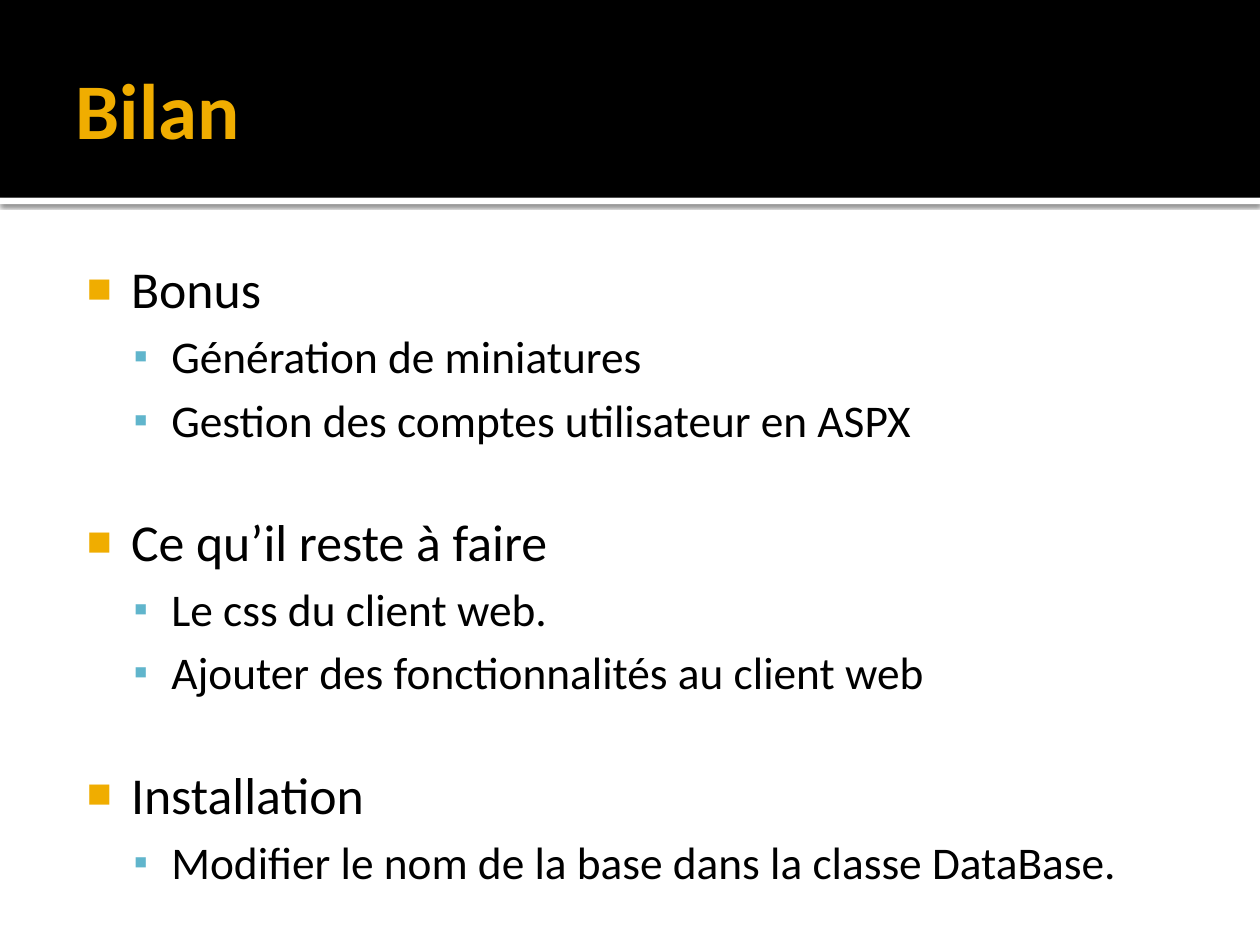
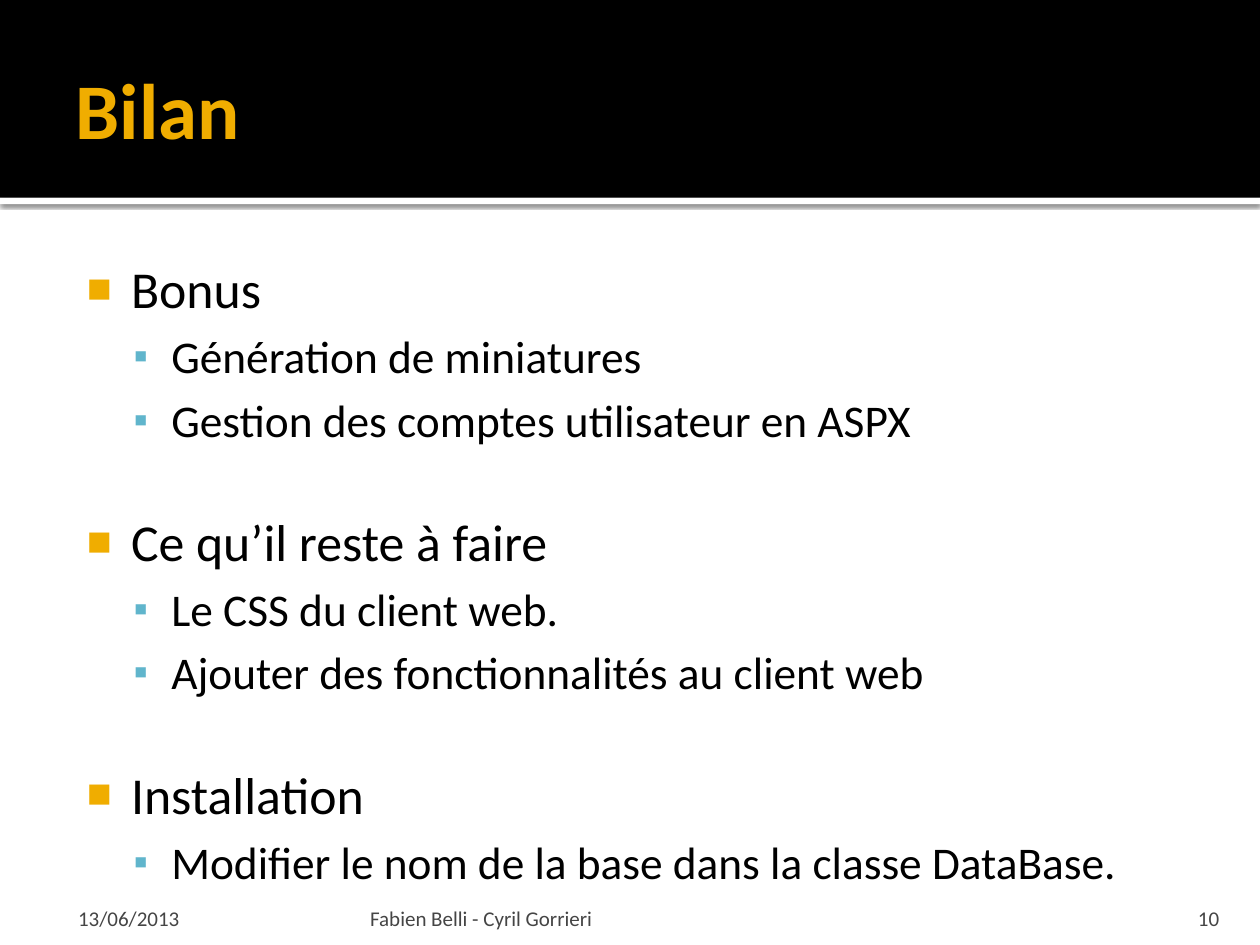
Before and after one commit to FabienInspiron/Polytech_Picasa_Like, a slide deck: slide 10 of MiniProjetComplet/Rapport/Presentation c#.pptx. Drawn at 1260x945 pixels with LibreOffice and Linux fonts; fonts in the diff are those of the drawing. Boxes give left, top, right and bottom in pixels: in the first picture for what was removed or moved away, otherwise in the second. Text is boxed around its words. In the diff, an @@ line names an element or a change of style, - is before the commit and + after.

```diff
--- a/MiniProjetComplet/Rapport/Presentation c#.pptx
+++ b/MiniProjetComplet/Rapport/Presentation c#.pptx
@@ text at [171,594,558,627]: text changed @@
-  ▪ Le css du client web.
+  ▪ Le CSS du client web.
@@ text added at [78,911,179,927], 12 pt, text #454545 @@
+13/06/2013
@@ text added at [370,911,592,930], 12 pt, text #454545 @@
+Fabien Belli - Cyril Gorrieri
@@ page number added at [1198,912,1219,926], 12 pt, text #454545 @@
+10
```
Also in this commit, not shown: 7 other slides changed, 2 slides added, 2 slides removed, 3 other files.
